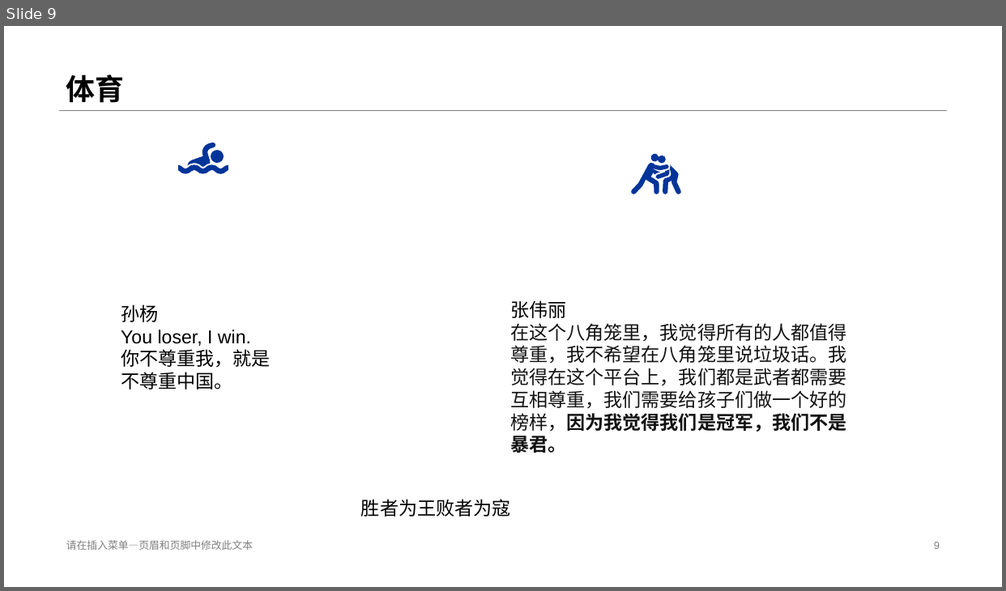
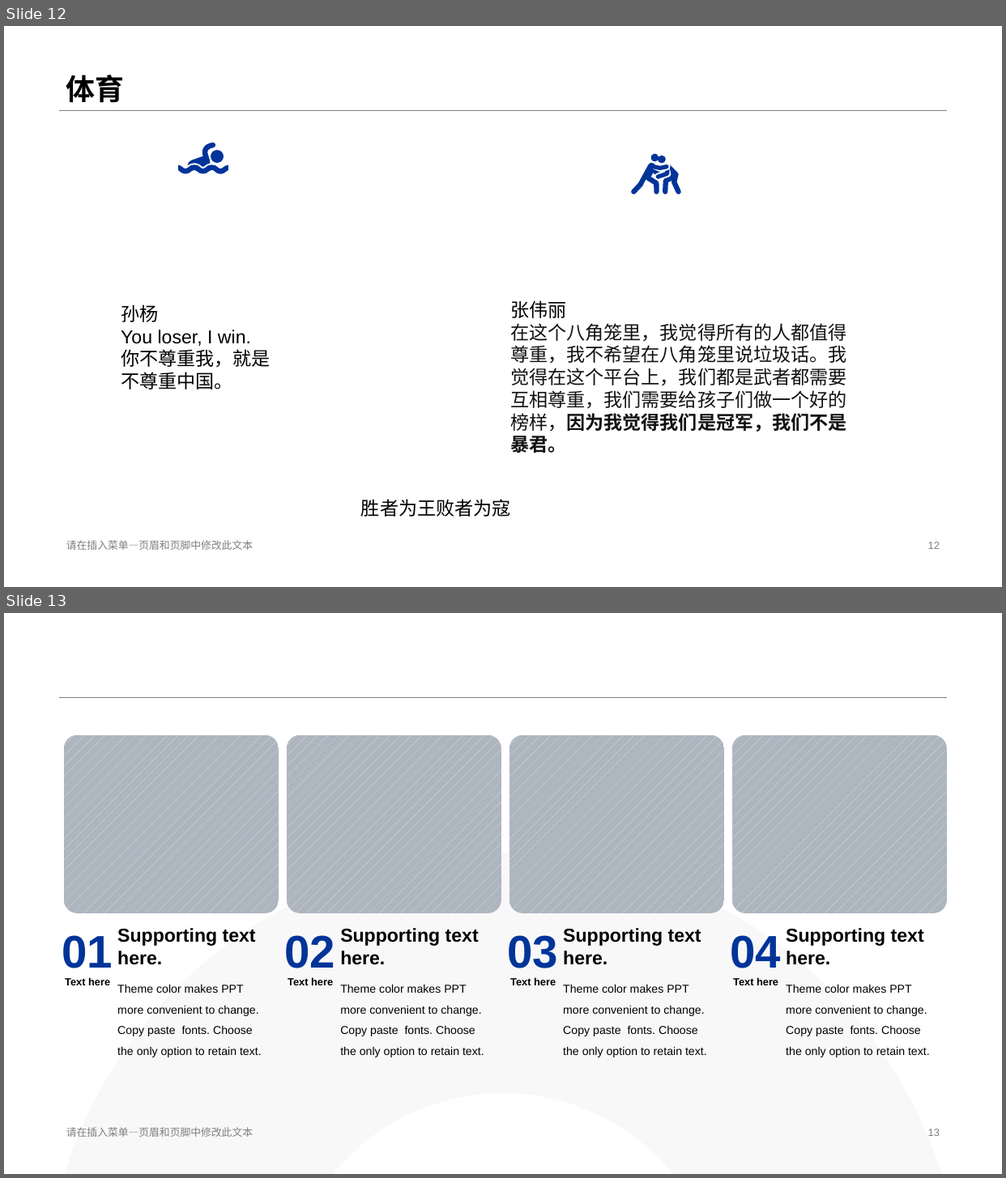
Before and after one commit to zyao197/zyao197.github.io, a slide deck: Mindset.pptx. Shown one above the other, each under a label of ours: slide 9 before the commit, slides 12 and 13 after it. The pictures are 1006x591 and 1006x1178 pixels, drawn with LibreOffice and Linux fonts; fonts in the diff are those of the drawing. Boxes give left, top, right and bottom in pixels: in the first picture for what was removed or moved away, otherwise in the second. Text is boxed around its words. In the diff, an @@ line names an element or a change of style, - is before the commit and + after.

```diff
--- a/Mindset.pptx
+++ b/Mindset.pptx
@@ slide 13 added at <box>4,613,1002,1174</box>, background #FFFFFF; not listed: 1 template element that a slide beside it also shows @@
@@ group added at <box>62,735,948,1174</box>: 16 texts, 4 rounded rectangles, 1 freeform shape @@
+01
+Text here
+Supporting text here.
+Theme color makes PPT more convenient to change.
+Copy paste fonts. Choose the only option to retain text.
+02
+Text here
+Supporting text here.
+Theme color makes PPT more convenient to change.
+Copy paste fonts. Choose the only option to retain text.
+03
+Text here
+Supporting text here.
+Theme color makes PPT more convenient to change.
+Copy paste fonts. Choose the only option to retain text.
+04
+Text here
+Supporting text here.
+Theme color makes PPT more convenient to change.
+Copy paste fonts. Choose the only option to retain text.
@@ text added at <box>66,1127,253,1137</box>, 10 pt, text #808080 @@
+请在插入菜单—页眉和页脚中修改此文本
@@ page number added at <box>928,1129,940,1136</box>, 10 pt, text #808080 @@
+13
@@ what was slide 9 is now slide 12 @@
@@ page number at <box>928,542,940,549</box>: text changed @@
-9
+12
```
Also in this commit, not shown: 6 slides changed, 5 other slides added.
